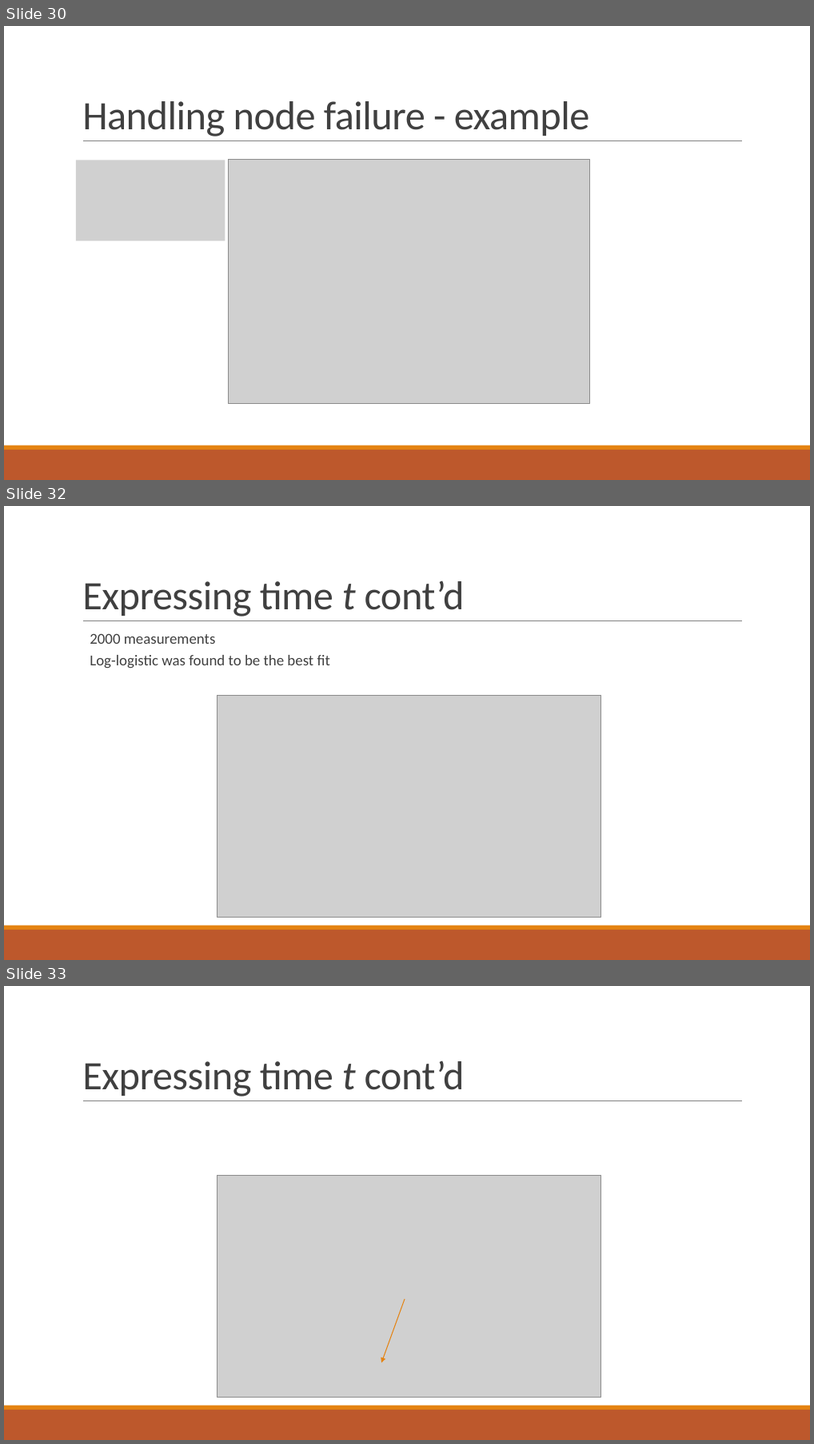
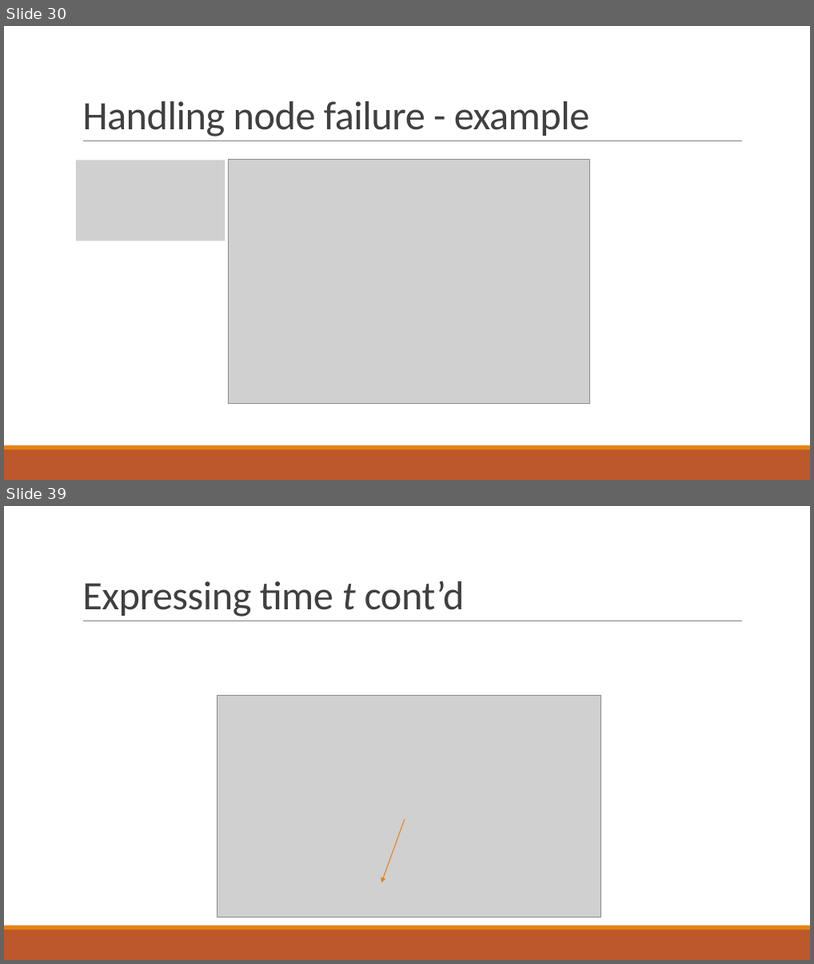
Before and after one commit to PStahl/master_thesis, a slide deck: presentation/presentation2.pptx. Shown one above the other, each under a label of ours: slides 30, 32 and 33 before the commit, slides 30 and 39 after it; the slides between them are not shown. The pictures are 814x1444 and 814x964 pixels, drawn with LibreOffice and Linux fonts; fonts in the diff are those of the drawing; grey boxes stand for pictures. Boxes give left, top, right and bottom in pixels: in the first picture for what was removed or moved away, otherwise in the second. Text is boxed around its words. In the diff, an @@ line names an element or a change of style, - is before the commit and + after.

Commit message:
update presentation

```diff
--- a/presentation/presentation2.pptx
+++ b/presentation/presentation2.pptx
@@ slide 32 removed at bbox=[4, 506, 810, 960], background #FFFFFF; not listed: 3 template elements that a slide beside it also shows @@
@@ title removed at bbox=[82, 580, 465, 616] @@
-Expressing time t cont’d
@@ text removed at bbox=[90, 633, 330, 668] @@
-  2000 measurements
-  Log-logistic was found to be the best fit
@@ picture removed at bbox=[217, 695, 602, 916] @@
@@ what was slide 33 is now slide 39 @@
```
Also in this commit, not shown: 1 other slide removed.
